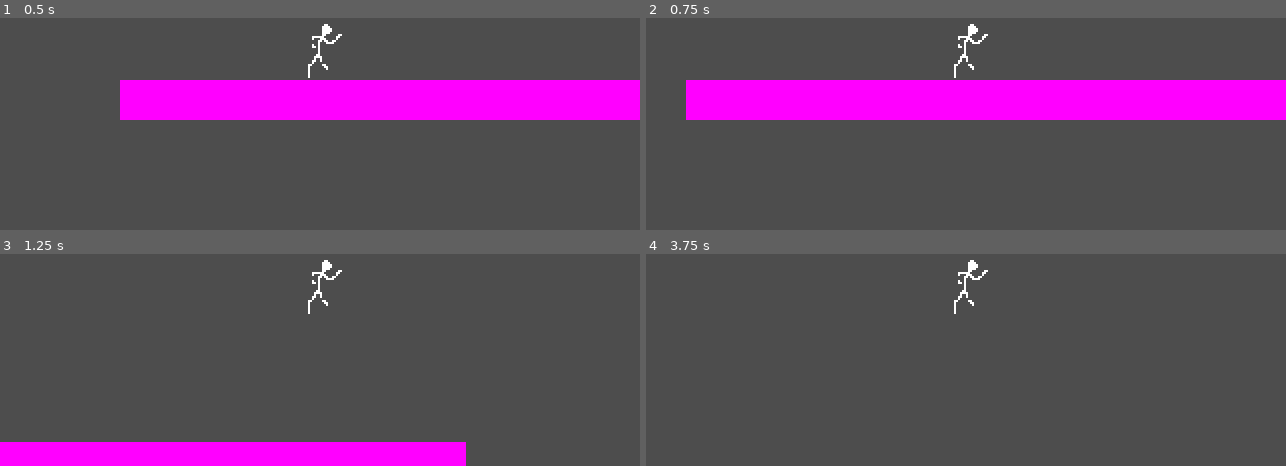
Above: before the commit, frames 1-4 (two rows, left to right).
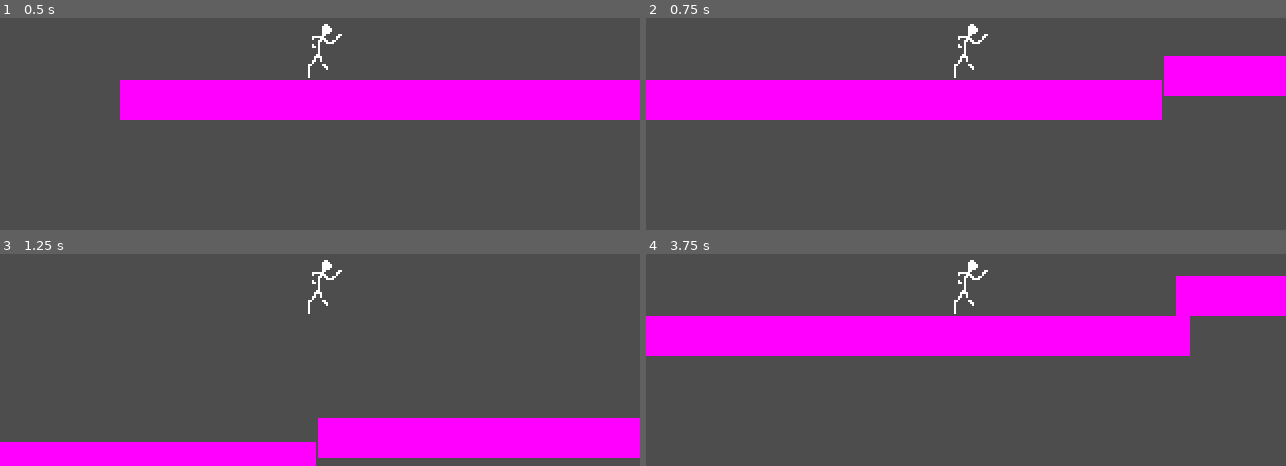
Above: after the commit, the same moments.

Repository: roquesystemexe/aril-and-iram
Game: Godot game, scene res://Scenes/TestLevel.tscn
Same seed, same stepped clock (60 frames per second), same inputs: the game is played once before the commit and once after it.
Inputs:
- Up to frame 1 (0.5 s): no input
- Up to frame 2 (0.75 s): tap Enter at 0.5 s; hold D (move_right) from 0.53 s (still down); tap Q (dash) at 0.6 s
- Up to frame 3 (1.25 s): keep holding D (move_right); tap Space (jump) at 0.77 s
- Up to frame 4 (3.75 s): tap Q (dash) every 0.75 s from 1.35 to 3.6 s; tap Space (jump) at 1.52, 3.02 s; release D (move_right) at 2.03 s; hold A (move_left) 2.03-2.78 s; hold D (move_right) from 2.78 s (still down)

Frame 1 is identical in both runs. In frame 2, 5.6% of the frame differs, in the area x 0-100%, y 17-49%; in frame 3, 8.7%; in frame 4, 19%, in the area x 0-100%, y 10-49%.

Commit message:
Added dash functionality

Diff:
--- a/Scenes/TestLevel.tscn
+++ b/Scenes/TestLevel.tscn
@@ -11,20 +11,52 @@
 
 [node name="TestLevel" type="Node2D" unique_id=893113129]
 
-[node name="RigidBody2D" type="RigidBody2D" parent="." unique_id=1852134523]
+[node name="Platform" type="RigidBody2D" parent="." unique_id=1852134523]
 position = Vector2(6, 23)
 physics_material_override = SubResource("PhysicsMaterial_5ms4e")
 gravity_scale = 0.0
 
-[node name="CollisionShape2D" type="CollisionShape2D" parent="RigidBody2D" unique_id=1265287845]
+[node name="CollisionShape2D" type="CollisionShape2D" parent="Platform" unique_id=1265287845]
 position = Vector2(51, 38)
 scale = Vector2(1.1605932, 1)
 shape = SubResource("RectangleShape2D_shgkq")
 
-[node name="Sprite2D" type="Sprite2D" parent="RigidBody2D" unique_id=1049611561]
+[node name="Sprite2D" type="Sprite2D" parent="Platform" unique_id=1049611561]
 position = Vector2(-106, 28)
 scale = Vector2(313, 20)
 texture = SubResource("PlaceholderTexture2D_bhm8u")
 centered = false
 
 [node name="player" parent="." unique_id=705346385 instance=ExtResource("1_bhm8u")]
+
+[node name="Platform2" type="RigidBody2D" parent="." unique_id=168209642]
+position = Vector2(320, 11)
+physics_material_override = SubResource("PhysicsMaterial_5ms4e")
+gravity_scale = 0.0
+
+[node name="CollisionShape2D" type="CollisionShape2D" parent="Platform2" unique_id=1697202884]
+position = Vector2(51, 38)
+scale = Vector2(1.1605932, 1)
+shape = SubResource("RectangleShape2D_shgkq")
+
+[node name="Sprite2D" type="Sprite2D" parent="Platform2" unique_id=1501939420]
+position = Vector2(-106, 28)
+scale = Vector2(313, 20)
+texture = SubResource("PlaceholderTexture2D_bhm8u")
+centered = false
+
+[node name="Platform3" type="RigidBody2D" parent="." unique_id=2018242313]
+position = Vector2(626, -9)
+physics_material_override = SubResource("PhysicsMaterial_5ms4e")
+gravity_scale = 0.0
+
+[node name="CollisionShape2D" type="CollisionShape2D" parent="Platform3" unique_id=1041128866]
+position = Vector2(51, 38)
+scale = Vector2(1.1605932, 1)
+shape = SubResource("RectangleShape2D_shgkq")
+
+[node name="Sprite2D" type="Sprite2D" parent="Platform3" unique_id=987640333]
+position = Vector2(-106, 28)
+scale = Vector2(313, 20)
+texture = SubResource("PlaceholderTexture2D_bhm8u")
+centered = false
--- a/Scripts/Handlers/input_handler.gd
+++ b/Scripts/Handlers/input_handler.gd
@@ -27,3 +27,8 @@
 		return true;
 	else:
 		return false;
+func get_dash() -> bool:
+	if Input.is_action_just_pressed("dash"):
+		return true;
+	else:
+		return false;
--- a/Scripts/player_movement.gd
+++ b/Scripts/player_movement.gd
@@ -3,8 +3,9 @@
 @export var gravity: float = 10.0;
 @export var speed: float = 200.0;
 @export var jump_force: float = 2.7;
-@export var dash_force: float = 1.0;
-
+@export var dash_force: float = 15.0;
+@export var dash_cooldown: int = 65;
+var dCooldown = 0;
 var input_handler := InputHandler.new();
 
 func _physics_process(delta: float) -> void:
@@ -12,6 +13,18 @@
 
 	# Horizontal
 	velocity.x = input.x * speed;
+
+	if (dCooldown > 0):
+		dCooldown -= 1;
+
+	# Dashing
+	if (input_handler.get_dash() && dCooldown == 0):
+		if velocity.x < 0:
+			velocity.x -= dash_force * 300;
+			dCooldown = dash_cooldown;
+		else:
+			velocity.x += dash_force * 300;
+			dCooldown = dash_cooldown;
 
 	# Gravity
 	if not is_on_floor():
